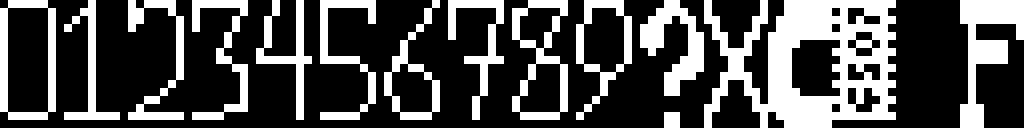
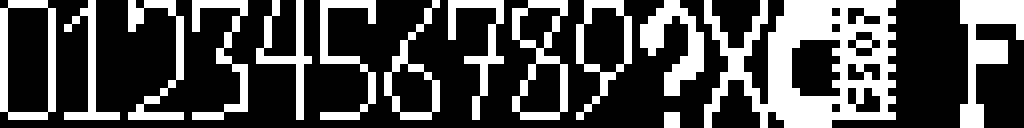
Comparing the layer stacks of the two 1024 x 128 images. Changes:
painted on "Background" over [872, 104, 880, 112]
